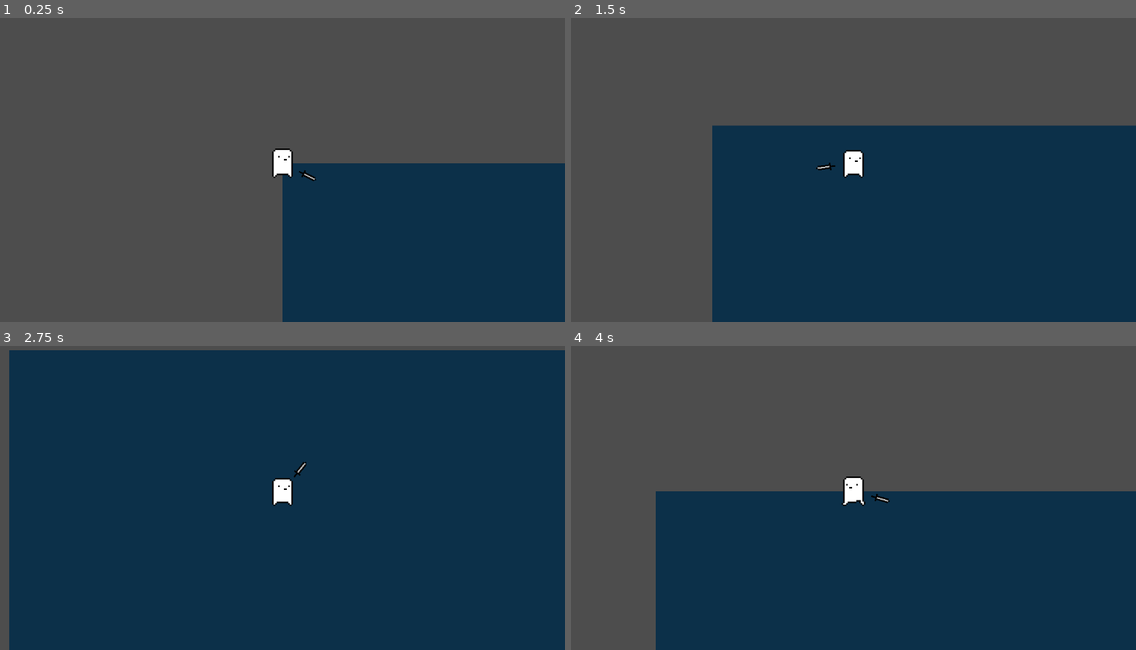
Above: before the commit, frames 1-4 (two rows, left to right).
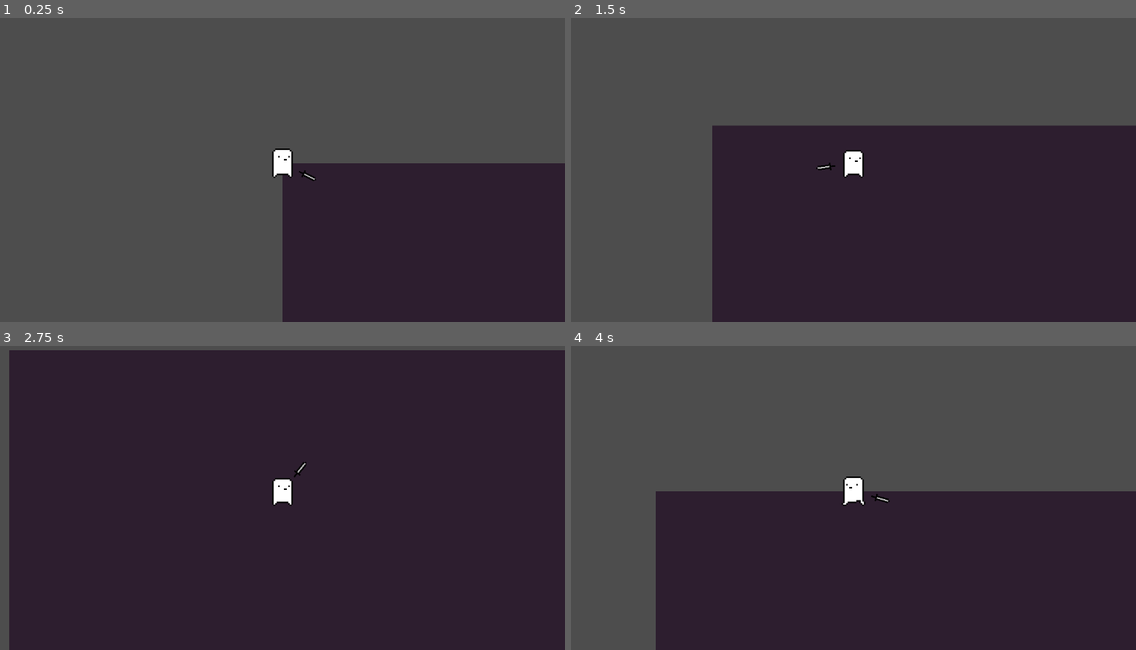
Above: after the commit, the same moments.

Repository: Shiftersout/gp-roguelite
Game: Godot game, scene res://Scenes/main_scene.tscn
The game is run twice, just before and just after one commit, with the same random seed, the same clock (stepped at 60 frames per second) and the same inputs.
Inputs (mouse positions are in pixels of both pictures, inside the frame that each line leads up to):
- Up to frame 1 (0.25 s): no input
- Up to frame 2 (1.5 s): move the mouse to (977, 148) at 0.52 s; hold D (move_right) 0.53-1.28 s; click (977, 148) at 0.6 s; move the mouse to (740, 179) at 1.27 s; hold S (move_down) from 1.28 s (still down); click (740, 179) at 1.35 s
- Up to frame 3 (2.75 s): move the mouse to (339, 422) at 2.02 s; release S (move_down) at 2.03 s; hold D (move_right) from 2.03 s (still down); click (339, 422) at 2.1 s
- Up to frame 4 (4 s): move the mouse to (825, 555) at 2.77 s; release D (move_right) at 2.78 s; hold W (move_up) 2.78-3.53 s; click (825, 555) at 2.85 s; move the mouse to (1023, 537) at 3.52 s; hold A (move_left) from 3.53 s (still down); click (1023, 537) at 3.6 s

The runs differ from the first frame. In frame 1, 26% of the frame differs, in the area x 50-100%, y 47-100%; in frame 2, 48%; in frame 3, 97%, in the area x 1-100%, y 1-100%; in frame 4, 44%.

Commit message:
Enemy and tilemap changes
-Changed tilemap to generate using terrains
-Added placeholder for enemy
-Minor adjustments to player animation

Diff:
--- a/Scenes/Player/player.tscn
+++ b/Scenes/Player/player.tscn
@@ -265,7 +265,7 @@
 
 [sub_resource type="Animation" id="Animation_i8l1o"]
 resource_name = "charge"
-length = 1.3
+length = 0.7
 tracks/0/type = "value"
 tracks/0/imported = false
 tracks/0/enabled = true
@@ -273,7 +273,7 @@
 tracks/0/interp = 1
 tracks/0/loop_wrap = true
 tracks/0/keys = {
-"times": PackedFloat32Array(0, 1.3),
+"times": PackedFloat32Array(0, 0.7),
 "transitions": PackedFloat32Array(0.517632, 1),
 "update": 0,
 "values": [0.0, -1.309]
@@ -285,7 +285,7 @@
 tracks/1/interp = 1
 tracks/1/loop_wrap = true
 tracks/1/keys = {
-"times": PackedFloat32Array(0, 1.3),
+"times": PackedFloat32Array(0, 0.7),
 "transitions": PackedFloat32Array(1, 1),
 "update": 1,
 "values": [false, true]
@@ -297,7 +297,7 @@
 tracks/2/interp = 1
 tracks/2/loop_wrap = true
 tracks/2/keys = {
-"times": PackedFloat32Array(0, 1.3),
+"times": PackedFloat32Array(0, 0.7),
 "transitions": PackedFloat32Array(1, 1),
 "update": 1,
 "values": [false, true]
@@ -309,7 +309,7 @@
 tracks/3/interp = 1
 tracks/3/loop_wrap = true
 tracks/3/keys = {
-"times": PackedFloat32Array(0, 1.3),
+"times": PackedFloat32Array(0, 0.7),
 "transitions": PackedFloat32Array(0.68302, 1),
 "update": 0,
 "values": [Vector2(6, 0), Vector2(6, 2)]
@@ -321,7 +321,7 @@
 tracks/4/interp = 1
 tracks/4/loop_wrap = true
 tracks/4/keys = {
-"times": PackedFloat32Array(0, 1.3),
+"times": PackedFloat32Array(0, 0.7),
 "transitions": PackedFloat32Array(0.5, 1),
 "update": 0,
 "values": [Vector2(13, 0), Vector2(14, -2)]
@@ -335,7 +335,7 @@
 "charge": SubResource("Animation_i8l1o")
 }
 
-[node name="Player" type="CharacterBody2D"]
+[node name="Player" type="CharacterBody2D" groups=["player"]]
 motion_mode = 1
 script = ExtResource("1_q36eq")
 
--- a/Scenes/enemy.tscn
+++ b/Scenes/enemy.tscn
@@ -1,12 +1,55 @@
-[gd_scene load_steps=2 format=3 uid="uid://d1sg5e5fjd5mj"]
+[gd_scene load_steps=8 format=3 uid="uid://d1sg5e5fjd5mj"]
+
+[ext_resource type="Texture2D" uid="uid://t5s0xm64w01e" path="res://Sprites/ph_enemy.png" id="1_585dm"]
+
+[sub_resource type="AtlasTexture" id="AtlasTexture_s8acp"]
+atlas = ExtResource("1_585dm")
+region = Rect2(0, 0, 20, 20)
+
+[sub_resource type="AtlasTexture" id="AtlasTexture_qpx1x"]
+atlas = ExtResource("1_585dm")
+region = Rect2(20, 0, 20, 20)
+
+[sub_resource type="AtlasTexture" id="AtlasTexture_xfk7d"]
+atlas = ExtResource("1_585dm")
+region = Rect2(40, 0, 20, 20)
+
+[sub_resource type="SpriteFrames" id="SpriteFrames_nnmx7"]
+animations = [{
+"frames": [{
+"duration": 1.0,
+"texture": SubResource("AtlasTexture_s8acp")
+}, {
+"duration": 1.0,
+"texture": SubResource("AtlasTexture_qpx1x")
+}, {
+"duration": 1.0,
+"texture": SubResource("AtlasTexture_xfk7d")
+}],
+"loop": true,
+"name": &"default",
+"speed": 10.0
+}]
 
 [sub_resource type="RectangleShape2D" id="RectangleShape2D_6spxd"]
+size = Vector2(10, 8)
 
-[node name="Enemy" type="CharacterBody2D"]
+[sub_resource type="CircleShape2D" id="CircleShape2D_0u6tl"]
+radius = 65.123
 
-[node name="Sprite2D" type="Sprite2D" parent="."]
+[node name="Enemy_PH" type="CharacterBody2D" groups=["enemy"]]
+
+[node name="Sprite2D" type="AnimatedSprite2D" parent="."]
+sprite_frames = SubResource("SpriteFrames_nnmx7")
+frame_progress = 0.683731
 
 [node name="NavigationAgent2D" type="NavigationAgent2D" parent="."]
 
 [node name="CollisionShape2D" type="CollisionShape2D" parent="."]
 shape = SubResource("RectangleShape2D_6spxd")
+
+[node name="DetectionArea2D" type="Area2D" parent="."]
+
+[node name="CollisionShape2D" type="CollisionShape2D" parent="DetectionArea2D"]
+shape = SubResource("CircleShape2D_0u6tl")
+debug_color = Color(0.482353, 0.54902, 0.584314, 0.419608)
--- a/Scenes/tile_map_pcg.tscn
+++ b/Scenes/tile_map_pcg.tscn
@@ -443,7 +443,7 @@
 terrain_set_0/terrain_0/color = Color(0.501961, 0.345098, 1, 1)
 navigation_layer_0/layers = 1
 sources/1 = SubResource("TileSetAtlasSource_1gry7")
-sources/3 = SubResource("TileSetAtlasSource_0amej")
+sources/2 = SubResource("TileSetAtlasSource_0amej")
 
 [node name="TileMapPCG" type="TileMap"]
 tile_set = SubResource("TileSet_mwnux")
--- a/Scripts/pcgbsp.gd
+++ b/Scripts/pcgbsp.gd
@@ -14,9 +14,9 @@
 @export var min_room_factor : float = 0.4
 
 ## Tiles. NOTE: Change when working with real tileset
-const GROUND = Vector2i(1, 0)
-const ROOF = Vector2i(0, 1)
+const GROUND = Vector2i(0, 1)
 const WALL = Vector2i(1, 1)
+const ROOF = Vector2i(1, 0)
 
 var tree = {} ## A dictionary with the entire tree.
 var leaves = [] ## An array that has every id of every pair of leaves.
@@ -43,13 +43,12 @@
 		rooms_c.append(i.center)
 	path = find_mst(rooms_c)
 	join_rooms()
-	add_walls()
 
 ## Fills the entire map with roof tiles.
 func fill_roof():
 	for x in range(0, map_w):
 		for y in range(0, map_h):
-			set_cell(0, Vector2(x, y), 1, ROOF)
+			set_cell(0, Vector2(x, y), 2, Vector2i(1, 0))
 
 ## Starts/restarts the tree dictionary.
 func start_tree():
@@ -156,12 +155,15 @@
 		rooms.append(room)
 		room_id += 1
 
-	## Sets the cells in every room to ground. NOTE: change.
+	## Creates the rooms using the tilemap terrain function
+	var cells_array = []
 	for i in range(rooms.size()):
 		var r = rooms[i]
 		for x in range(r.x, r.x+r.w):
 			for y in range(r.y, r.y + r.h):
-				set_cell(0, Vector2i(x, y), 1, GROUND)
+				cells_array.append(Vector2i(x, y))
+
+	set_cells_terrain_connect(0, cells_array, 0, 0, true)
 
 ## Joins rooms with corridors, by connecting every leaf pair.
 func join_rooms():
@@ -191,52 +193,50 @@
 
 	var x = min(center1.x, center2.x)
 	var y = min(center1.y, center2.y)
-	var w = 2
-	var h = 2
+	var w = 4
+	var h = 4
+
+	var cells_array = []
 
 	##Checks if the connection is horizontal, vertical, or diagonal
 	if(center1.x == center2.x):
 		x -= floor(w/2.0)+1
 		h = abs(center1.y - center2.y)
+
 	elif(center1.y == center2.y):
 		y -= floor(h/2.0)+1
 		w = abs(center1.x - center2.x)
+
+
+	##NEEDS TO BE FINISHED
 	else:
-		x -= floor(w/2.0)+1
-		h = abs(center1.y - center2.y)
-		x = 0 if (x < 0) else x
-
-		var new_y = y
-		for i in range(x, x+w):
-			for j in range(y, y+h):
-				if get_cell_atlas_coords(0, Vector2i(i, j)) == ROOF:
-					set_cell(0, Vector2i(i,j), 1, GROUND)
-				new_y = j
-		h = 2
-		if get_cell_atlas_coords(0, Vector2i(x+w, new_y+1)) == GROUND:
-			new_y = y
-		else:
-			##+1 because of the path size :)))
-			new_y -=1
-		x = min(center1.x, center2.x)
-		w = abs(center1.x - center2.x)
-		for i in range(x, x+w):
-			for j in range(new_y, new_y+h):
-				if get_cell_atlas_coords(0, Vector2i(i, j)) == ROOF:
-					set_cell(0, Vector2i(i,j), 1, GROUND)
-
+		var xmin = min(center1.x, center2.x)
+		var xmax = max(center1.x, center2.x)
+		var ymin = min(center1.y, center2.y)
+		var ymax = max(center1.y, center2.y)
+
+		for i in range(xmin, xmax):
+			for j in range(ymin, ymin+h):
+				cells_array.append(Vector2i(i, j))
+
+		for i in range(xmin, xmin+h):
+			for j in range(ymin, ymax):
+				cells_array.append(Vector2i(i, j))
+
+		set_cells_terrain_connect(0, cells_array, 0, 0, true)
 		add_connection(center1, center2)
-		return null
+		return
 
 	x = 0 if (x < 0) else x
 	y = 0 if (y < 0) else y
 
-	## Sets cells to ground. Does this if the path is vertical or horizontal.
 	for i in range(x, x+w):
 		for j in range(y, y+h):
 			if get_cell_atlas_coords(0, Vector2i(i, j)) == ROOF:
-				set_cell(0, Vector2i(i,j), 1, GROUND)
-
+				#set_cell(0, Vector2i(i,j), 1, GROUND)
+				cells_array.append(Vector2i(i, j))
+
+	set_cells_terrain_connect(0, cells_array, 0, 0, true)
 	add_connection(center1, center2)
 
 ## Adds the connection bewteen each room so every room knows to wich other
@@ -274,37 +274,3 @@
 		room_positions.erase(min_pos)
 
 	return path
-
-## Adds walls to paths and rooms
-func add_walls():
-	for cell in get_used_cells(0):
-		if get_cell_atlas_coords(0, cell) != GROUND: continue
-
-		var up = Vector2i(cell.x, cell.y-1)
-		var down = Vector2i(cell.x, cell.y+1)
-		var left = Vector2i(cell.x-1, cell.y)
-		var right = Vector2i(cell.x+1, cell.y)
-
-		var up_left = Vector2i(cell.x-1, cell.y-1)
-		var up_right = Vector2i(cell.x+1, cell.y-1)
-		var down_left = Vector2i(cell.x-1, cell.y+1)
-		var down_right = Vector2i(cell.x+1, cell.y+1)
-
-		if get_cell_atlas_coords(0, up) == ROOF: set_cell(0, up, 1, WALL)
-		if get_cell_atlas_coords(0, down) == ROOF: set_cell(0, down, 1, WALL)
-		if get_cell_atlas_coords(0, left) == ROOF: set_cell(0, left, 1, WALL)
-		if get_cell_atlas_coords(0, right) == ROOF: set_cell(0, right, 1, WALL)
-		if get_cell_atlas_coords(0, up_left) == ROOF: set_cell(0, up_left, 1, WALL)
-		if get_cell_atlas_coords(0, up_right) == ROOF: set_cell(0, up_right, 1, WALL)
-		if get_cell_atlas_coords(0, down_left) == ROOF: set_cell(0, down_left, 1, WALL)
-		if get_cell_atlas_coords(0, down_right) == ROOF: set_cell(0, down_right, 1, WALL)
-
-## Returns how many neighbours are roof tiles. No diagonals.
-func check_direct_neighbours(x, y, cell_type):
-	var count = 0
-
-	if get_cell_atlas_coords(0, Vector2i(x, y-1)) == cell_type: count+=1
-	if get_cell_atlas_coords(0, Vector2i(x, y+1)) == cell_type: count+=1
-	if get_cell_atlas_coords(0, Vector2i(x-1, y)) == cell_type: count+=1
-	if get_cell_atlas_coords(0, Vector2i(x+1, y)) == cell_type: count+=1
-	return count
Binary file added: Sprites/ph_enemy.png
Not shown, added: Sprites/ph_enemy.png.import
